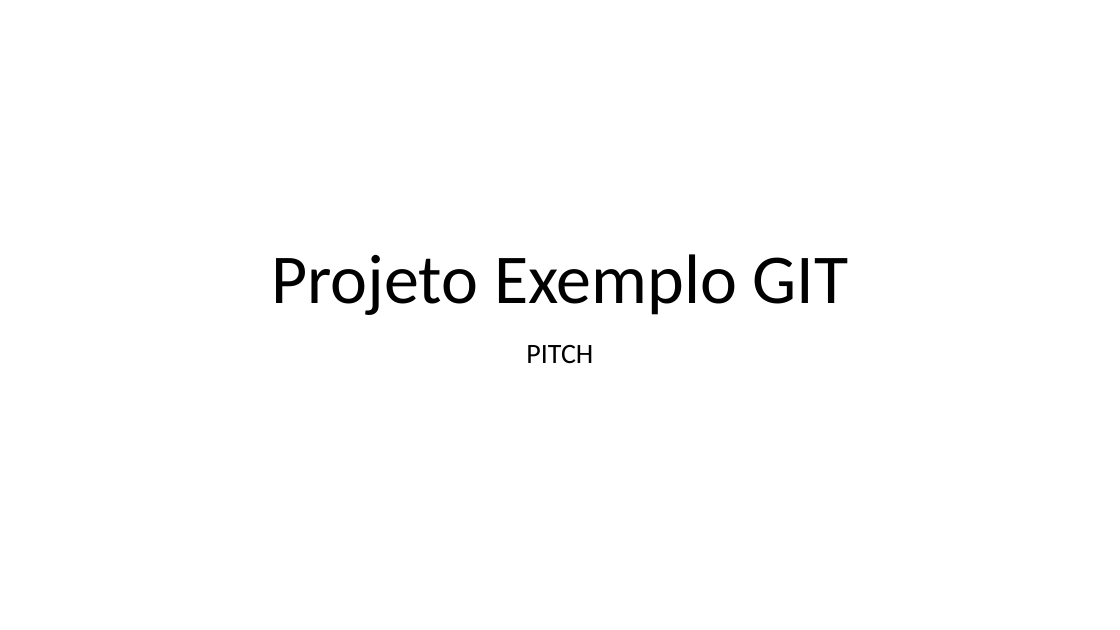
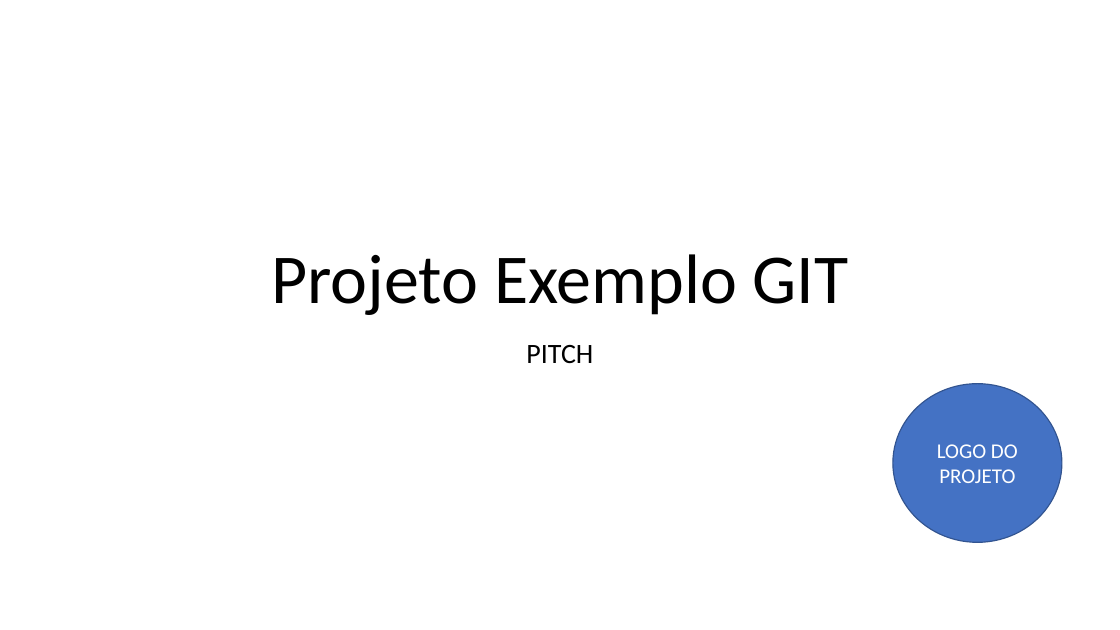
Before and after one commit to DiegoIacabo/2TDS_Compliance_ExemploGit, a slide deck: slide 1 of PastaDocumentos/PITCH.pptx. Drawn at 1120x630 pixels with LibreOffice and Linux fonts; fonts in the diff are those of the drawing. Boxes give left, top, right and bottom in pixels: in the first picture for what was removed or moved away, otherwise in the second. Text is boxed around its words. In the diff, an @@ line names an element or a change of style, - is before the commit and + after.

Commit message:
Versão final PITCH

```diff
--- a/PastaDocumentos/PITCH.pptx
+++ b/PastaDocumentos/PITCH.pptx
@@ ellipse added at [893, 384, 1062, 543], fill #4472C4, outline #325491 1 pt, 18 pt, text #FFFFFF @@
+LOGO DO PROJETO
```
